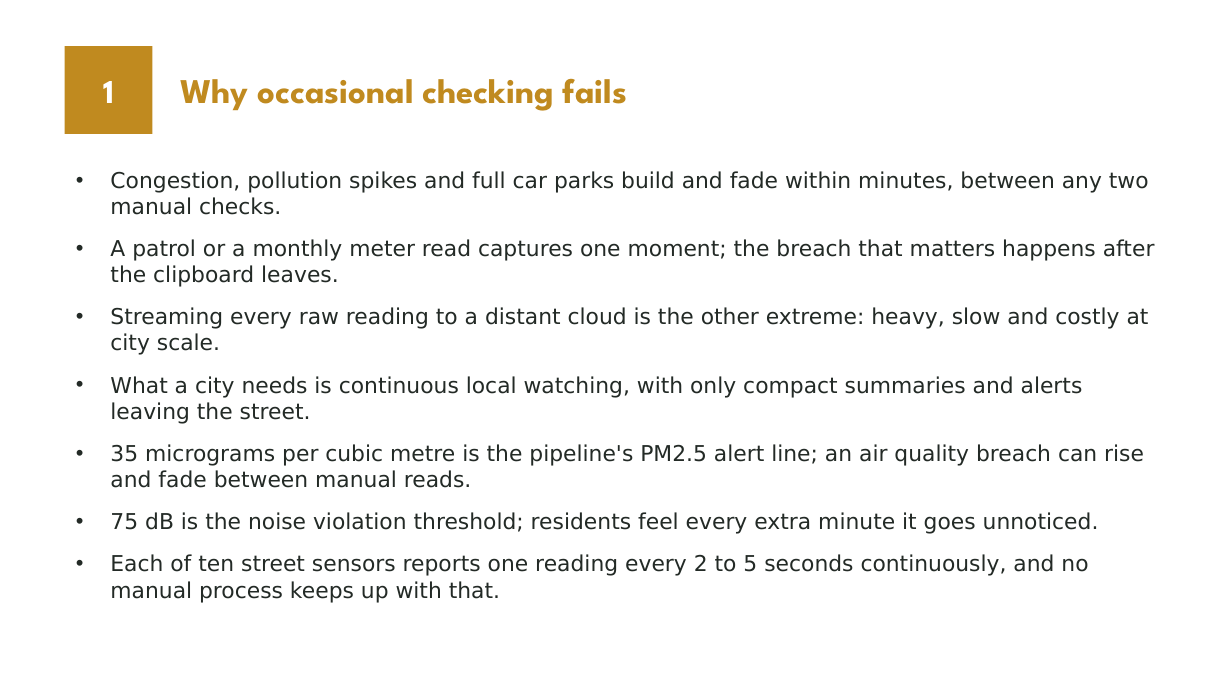
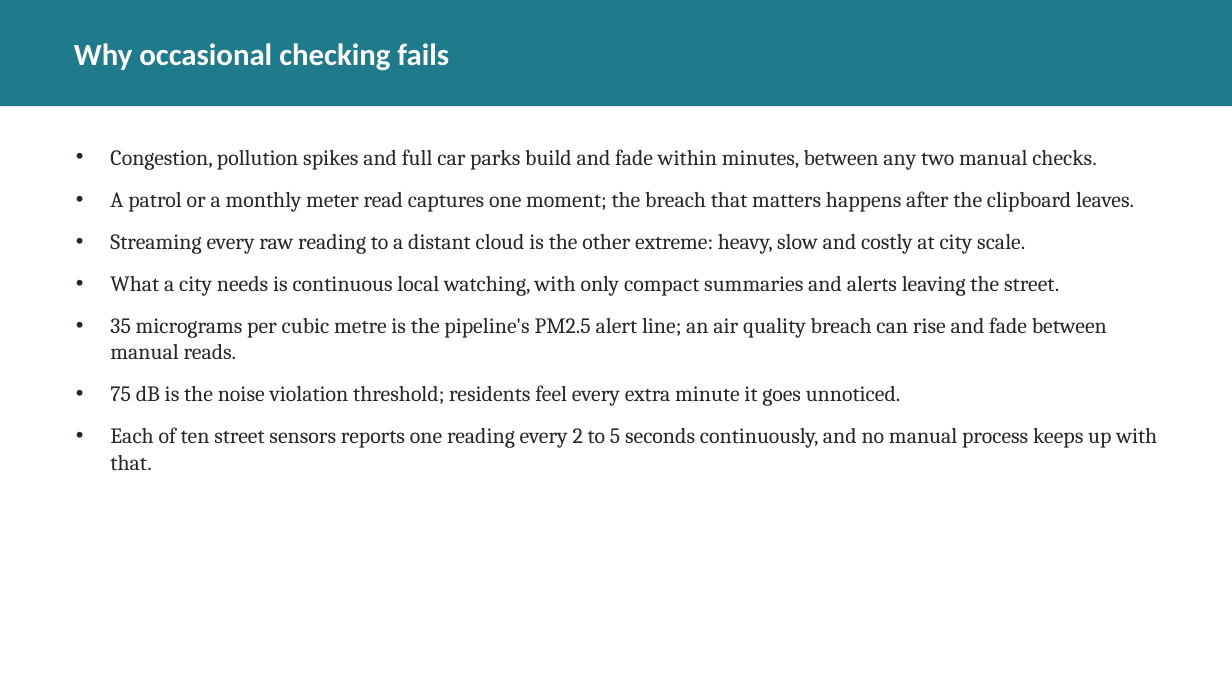
Before and after one commit to valletivarish/FEC_version_2, a slide deck: slide 2 of ppt/X25100963_smart-city-monitoring.pptx. Drawn at 1232x693 pixels with LibreOffice and Linux fonts; fonts in the diff are those of the drawing. Boxes give left, top, right and bottom in pixels: in the first picture for what was removed or moved away, otherwise in the second. Text is boxed around its words. In the diff, an @@ line names an element or a change of style, - is before the commit and + after.

Commit message:
Re-theme project 04 deck (teal band, badge-free) + all 8 unassigned spare decks to distinct new themes; clear bold highlighting

```diff
--- a/ppt/X25100963_smart-city-monitoring.pptx
+++ b/ppt/X25100963_smart-city-monitoring.pptx
@@ rectangle added at (0,0,1232,106), fill #1F7A8C @@
@@ title "Why occasional checking fails": place and size @@
-title "Why occasional checking fails" at (180,78,627,111)
+title "Why occasional checking fails" at (74,43,449,71)
@@ title "Why occasional checking fails" at (74,43,449,71): size 27 to 24 pt, font League Spartan to Calibri, text colour #C08A1F to #FFFFFF @@
@@ rectangle removed at (65,46,152,134) @@
@@ text removed at (103,81,114,103) @@
-1
@@ text "Congestion, pollution spikes and full ...": place and size @@
-text "Congestion, pollution spikes and full ..." at (110,171,1155,603)
+text "Congestion, pollution spikes and full ..." at (110,149,1157,471)
@@ text "Congestion, pollution spikes and full ..." at (110,149,1157,471): font DejaVu Sans to Cambria @@
```
Also in this commit, not shown: 5 other slides changed, 9 other files.
